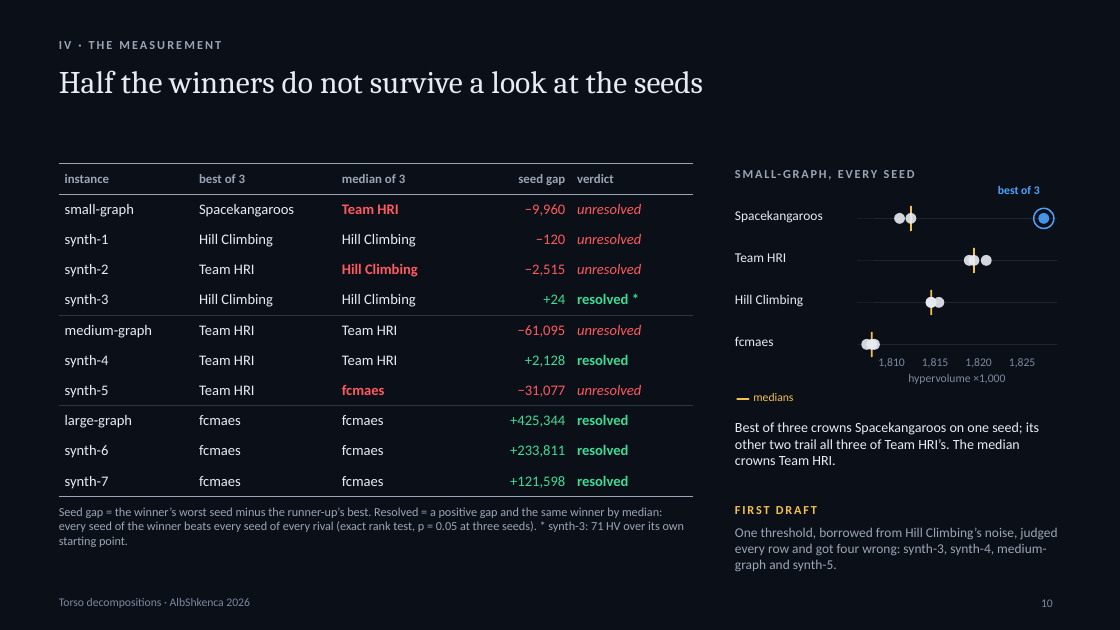
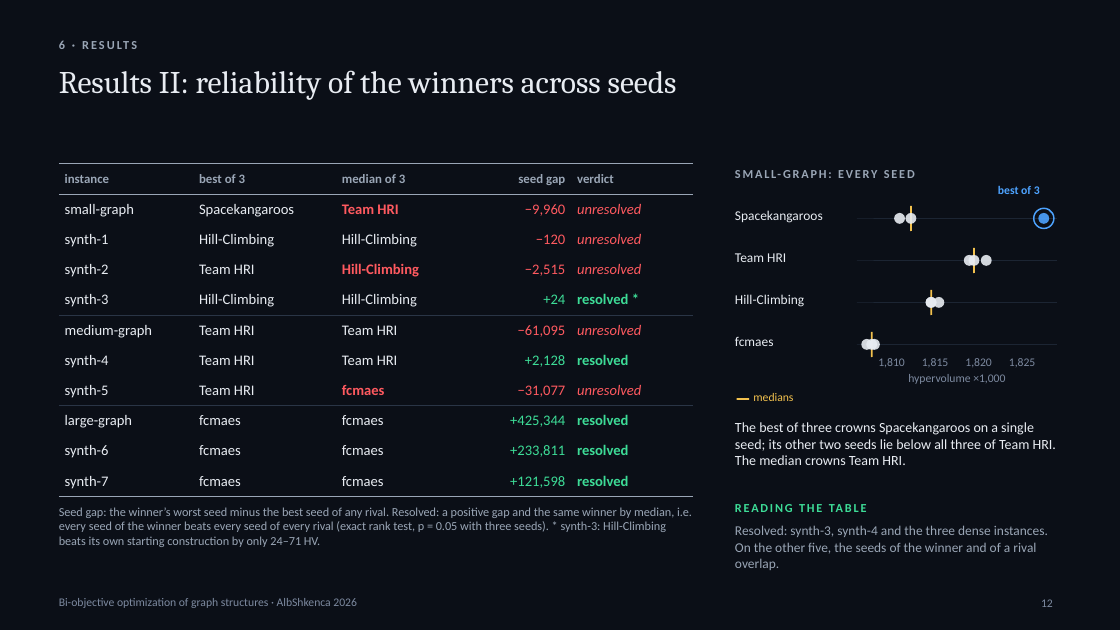
Before and after one commit to adrianymeri/SpOC3, a slide deck: slide 12 of SpOC3-Torso-Decompositions-AlbShkenca2026-EN.pptx (slide 10 before the commit). Drawn at 1120x630 pixels with LibreOffice and Linux fonts; fonts in the diff are those of the drawing. Boxes give left, top, right and bottom in pixels: in the first picture for what was removed or moved away, otherwise in the second. Text is boxed around its words. In the diff, an @@ line names an element or a change of style, - is before the commit and + after.

```diff
--- a/SpOC3-Torso-Decompositions-AlbShkenca2026-EN.pptx
+++ b/SpOC3-Torso-Decompositions-AlbShkenca2026-EN.pptx
@@ text at bbox=[59, 40, 65, 49]: text changed @@
-IV · THE MEASUREMENT
+6 · RESULTS
@@ title at bbox=[59, 70, 677, 100]: text changed @@
-Half the winners do not survive a look at the seeds
+Results II: reliability of the winners across seeds
@@ table at bbox=[59, 164, 693, 493] @@
-row 3, column 2: Hill Climbing
+row 3, column 2: Hill-Climbing
-row 3, column 3: Hill Climbing
+row 3, column 3: Hill-Climbing
-row 4, column 3: Hill Climbing
+row 4, column 3: Hill-Climbing
-row 5, column 2: Hill Climbing
+row 5, column 2: Hill-Climbing
-row 5, column 3: Hill Climbing
+row 5, column 3: Hill-Climbing
@@ text at bbox=[735, 166, 1061, 188]: text changed @@
-SMALL-GRAPH, EVERY SEED
+SMALL-GRAPH: EVERY SEED
@@ text at bbox=[735, 294, 804, 307]: text changed @@
-Hill Climbing
+Hill-Climbing
@@ text at bbox=[735, 422, 1056, 465]: text changed @@
-Best of three crowns Spacekangaroos on one seed; its other two trail all three of Team HRI’s. The median crowns Team HRI.
+The best of three crowns Spacekangaroos on a single seed; its other two seeds lie below all three of Team HRI. The median crowns Team HRI.
@@ text at bbox=[59, 507, 692, 547]: text changed @@
-Seed gap = the winner’s worst seed minus the runner-up’s best. Resolved = a positive gap and the same winner by median: every seed of the winner beats every seed of every rival (exact rank test, p = 0.05 at three seeds). * synth-3: 71 HV over its own starting point.
+Seed gap: the winner’s worst seed minus the best seed of any rival. Resolved: a positive gap and the same winner by median, i.e. every seed of the winner beats every seed of every rival (exact rank test, p = 0.05 with three seeds). * synth-3: Hill-Climbing beats its own starting construction by only 24–71 HV.
@@ text at bbox=[735, 506, 817, 514]: text changed; text colour #F2C14E to #3DDC97 @@
-FIRST DRAFT
+READING THE TABLE
@@ text at bbox=[735, 525, 1048, 570]: text changed @@
-One threshold, borrowed from Hill Climbing’s noise, judged every row and got four wrong: synth-3, synth-4, medium-graph and synth-5.
+Resolved: synth-3, synth-4 and the three dense instances. On the other five, the seeds of the winner and of a rival overlap.
@@ text at bbox=[59, 598, 357, 608]: text changed @@
-Torso decompositions · AlbShkenca 2026
+Bi-objective optimization of graph structures · AlbShkenca 2026
@@ page number at bbox=[1041, 599, 1053, 607]: text changed @@
-10
+12
```
Also in this commit, not shown: 15 other slides changed, 11 slides added, 5 slides removed, 1 other file.
